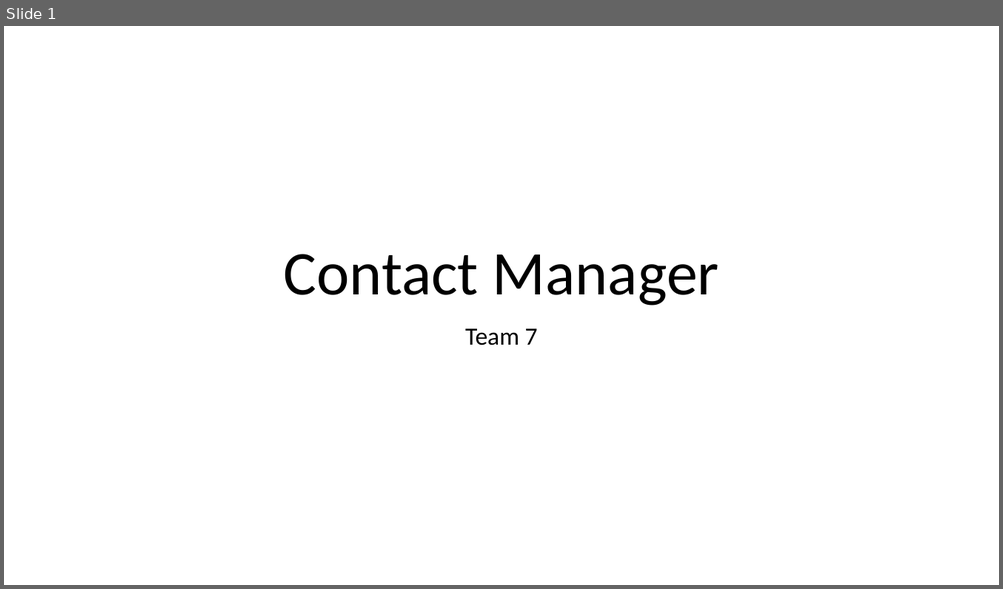
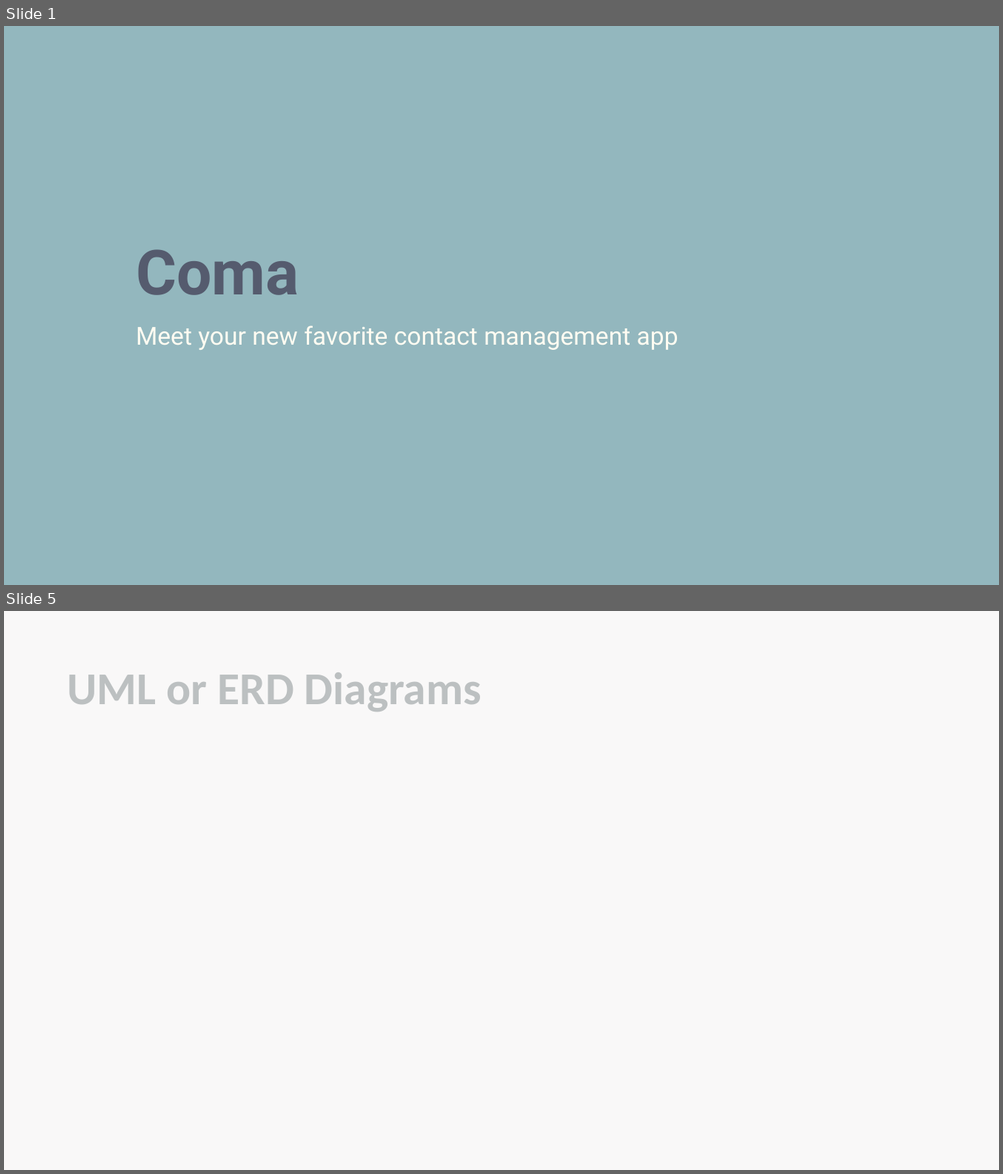
Before and after one commit to steevejoseph/contact-manager, a slide deck: ContactManager.pptx. Shown one above the other, each under a label of ours: slide 1 before the commit, slides 1 and 5 after it; the slides between them are not shown. The pictures are 1003x589 and 1003x1174 pixels, drawn with LibreOffice and Linux fonts; fonts in the diff are those of the drawing. Boxes give left, top, right and bottom in pixels: in the first picture for what was removed or moved away, otherwise in the second. Text is boxed around its words. In the diff, an @@ line names an element or a change of style, - is before the commit and + after.

```diff
--- a/ContactManager.pptx
+++ b/ContactManager.pptx
@@ slide 5 added at (4,611,999,1170), background #F9F8F8 @@
@@ title added at (68,672,481,712), 44 pt, text #BCC0C1, bold @@
+UML or ERD Diagrams
@@ slide 1 changed as well @@
@@ background #FFFFFF to #93B7BE @@
@@ title at (136,249,299,295): text changed; font Calibri to Roboto; text colour #000000 to #555B6E; bold on @@
-Contact Manager
+Coma
@@ subtitle at (136,326,678,350): text changed; font Calibri to Roboto; text colour #000000 to #FFFCF2 @@
-Team 7
+Meet your new favorite contact management app
```
Also in this commit, not shown: 1 other slide changed, 2 other slides added, 1 slide removed.
